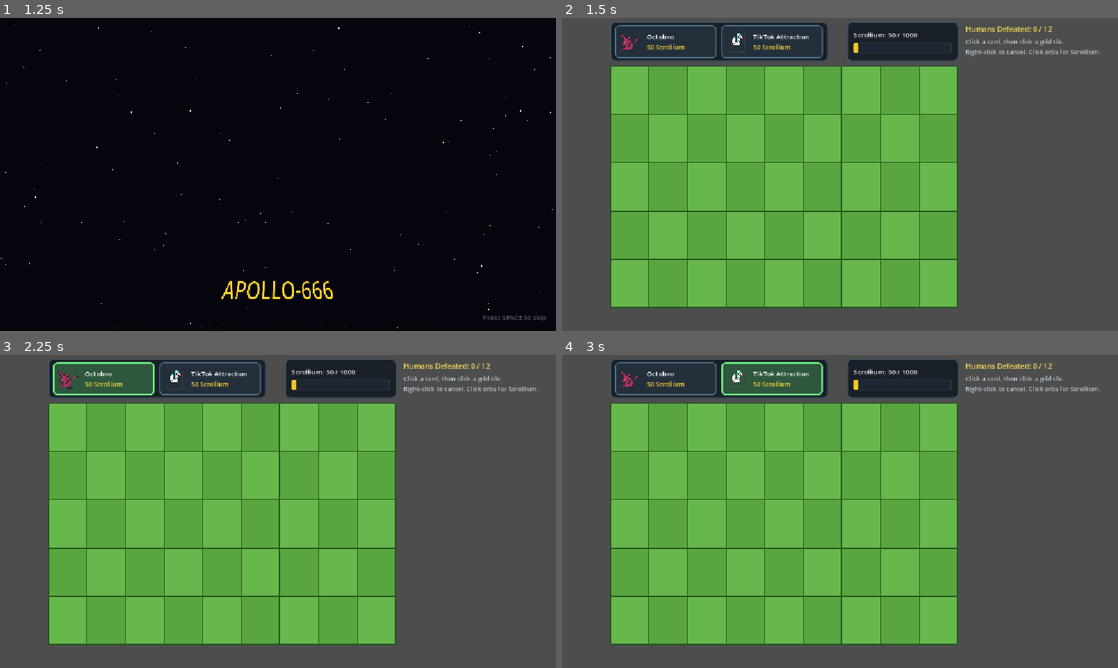
Above: before the commit, frames 1-4 (two rows, left to right).
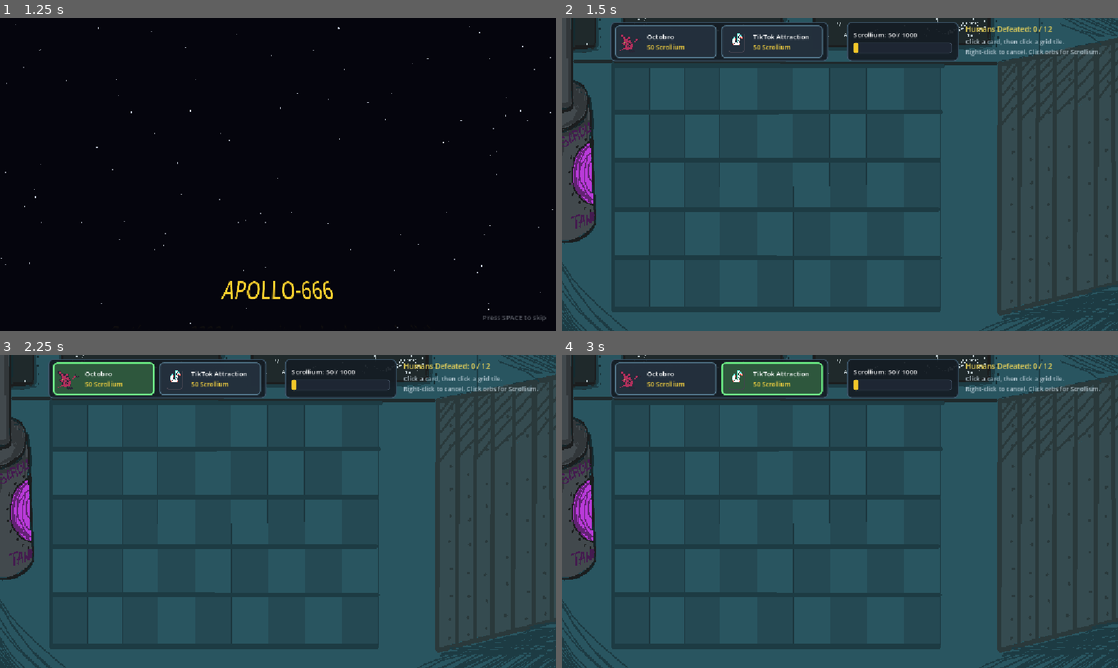
Above: after the commit, the same moments.

Repository: BogdanMartynenko/Apollo-666
Game: Godot game, scene res://Scenes/MainMenu.tscn
The game is run twice, just before and just after one commit, with the same random seed, the same clock (stepped at 60 frames per second) and the same inputs. Sound files missing from this copy of the repository are replaced by a short silence.
Inputs (mouse positions are in pixels of both pictures, inside the frame that each line leads up to):
- Up to frame 1 (1.25 s): click (255, 265) at 0.5 s
- Up to frame 2 (1.5 s): tap Space at 1.25 s; move the mouse to (962, 158) at 1.27 s; click (962, 158) at 1.42 s
- Up to frame 3 (2.25 s): tap Space at 1.52 s; click (105, 380) at 2 s
- Up to frame 4 (3 s): click (773, 380) at 2.75 s

Frame 1 is identical in both runs. In frame 2, 79% of the frame differs, in the area x 0-100%, y 0-100%; in frame 3, 79%; in frame 4, 79%.

Commit message:
Integrate arena.png background and align grid coordinates

Diff:
--- a/Framework/Managers/GridManager.gd
+++ b/Framework/Managers/GridManager.gd
@@ -13,8 +13,8 @@
 const ROWS: int = 5
 const COLUMNS: int = 9
 
-const CELL_SIZE: Vector2 = Vector2(80, 100)
-const GRID_ORIGIN: Vector2 = Vector2(100, 100)
+const CELL_SIZE: Vector2 = Vector2(75.28, 101.1)
+const GRID_ORIGIN: Vector2 = Vector2(106.4, 98.1)
 
 
 # The plant currently selected by the player
@@ -30,33 +30,16 @@
 	queue_redraw()
 
 
-# DRAW THE GRID
+# DRAW HOVER HIGHLIGHT OVER ARENA GRID
 func _draw() -> void:
-
-	for row in range(ROWS):
-		for column in range(COLUMNS):
-
-			var cell := Rect2(
-				GRID_ORIGIN + Vector2(column, row) * CELL_SIZE,
-				CELL_SIZE
-			)
-
-			var color = Color(0.35, 0.65, 0.25)
-
-			if (row + column) % 2 == 0:
-				color = Color(0.40, 0.72, 0.30)
-
-			draw_rect(cell, color, true)
-			draw_rect(cell, Color(0.15, 0.35, 0.12), false, 2.0)
-
 	if selected_plant != null and is_cell_valid(_hovered_cell):
 		var hover_rect := Rect2(
 			GRID_ORIGIN + Vector2(_hovered_cell.x, _hovered_cell.y) * CELL_SIZE,
 			CELL_SIZE
 		)
 		var cell_free := not occupied_cells.has(_hovered_cell) or not is_instance_valid(occupied_cells[_hovered_cell])
-		var hover_color := Color(0.7, 1.0, 0.55, 0.28) if cell_free else Color(1.0, 0.3, 0.3, 0.32)
-		var border_color := Color(0.85, 1.0, 0.7, 0.9) if cell_free else Color(1.0, 0.4, 0.4, 0.9)
+		var hover_color := Color(0.45, 0.95, 0.85, 0.25) if cell_free else Color(1.0, 0.3, 0.3, 0.32)
+		var border_color := Color(0.55, 1.0, 0.9, 0.9) if cell_free else Color(1.0, 0.4, 0.4, 0.9)
 		draw_rect(hover_rect, hover_color, true)
 		draw_rect(hover_rect, border_color, false, 3.0)
 
--- a/Scenes/Main.tscn
+++ b/Scenes/Main.tscn
@@ -12,6 +12,7 @@
 [ext_resource type="Script" path="res://Scenes/EnemySpawner.gd" id="11_espawn"]
 [ext_resource type="PackedScene" path="res://Scenes/HumanEnemy.tscn" id="12_human"]
 [ext_resource type="PackedScene" path="res://Scenes/ShopCard.tscn" id="13_card"]
+[ext_resource type="Texture2D" path="res://Assets/arena.png" id="14_arena"]
 
 [sub_resource type="StyleBoxFlat" id="StyleBoxFlat_hud_panel"]
 bg_color = Color(0.08, 0.11, 0.14, 0.92)
@@ -75,6 +76,12 @@
 
 [node name="Selector" type="Node" parent="." unique_id=1406873487]
 script = ExtResource("3_xockq")
+
+[node name="ArenaBackground" type="Sprite2D" parent="."]
+texture_filter = 1
+scale = Vector2(0.768512, 0.821293)
+texture = ExtResource("14_arena")
+centered = false
 
 [node name="GridManager" type="Node2D" parent="." unique_id=1499261951]
 script = ExtResource("2_ikv8c")
Binary file added: Assets/arena.png
Not shown, added: Assets/arena.png.import
